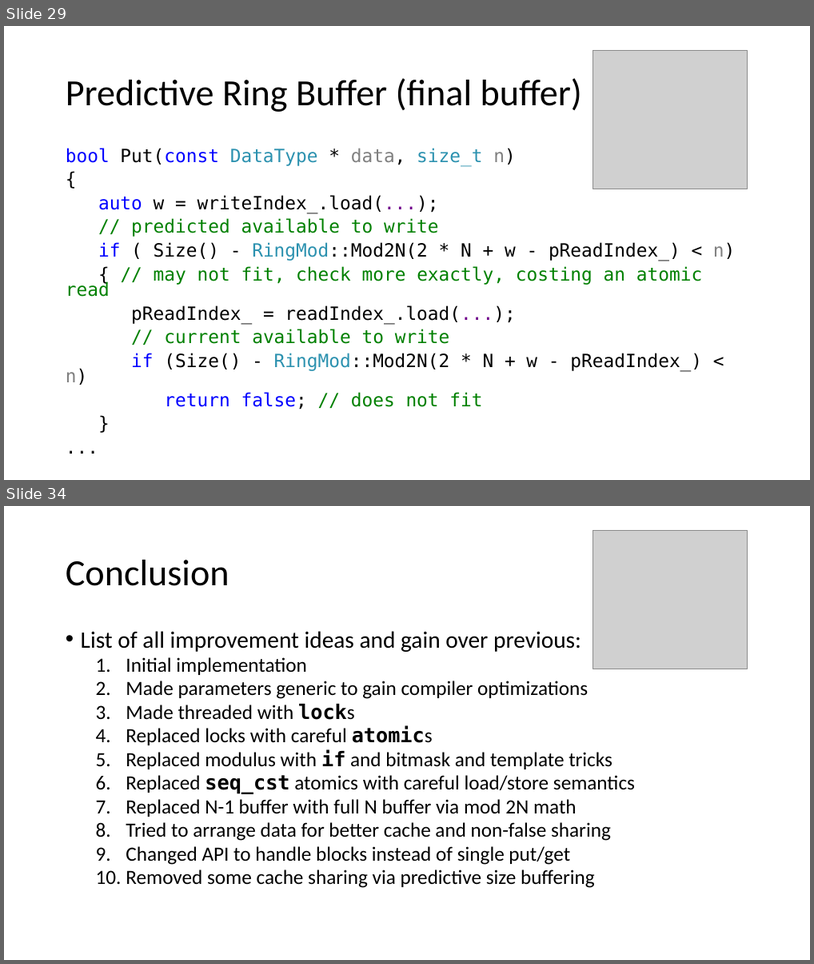
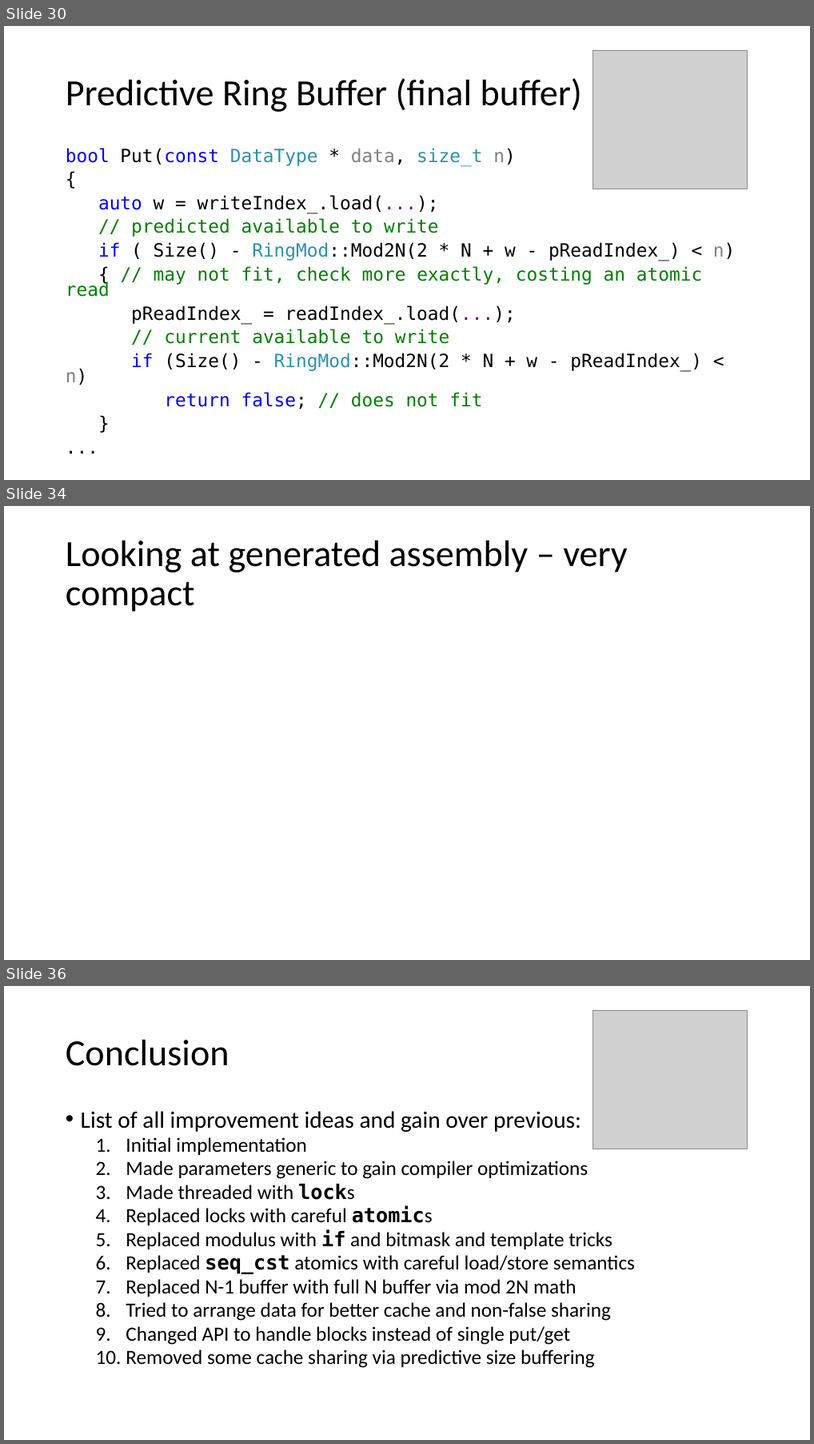
Before and after one commit to ChrisLomont/RingBuffer, a slide deck: Making a Ringbuffer.pptx. Shown one above the other, each under a label of ours: slides 29 and 34 before the commit, slides 30, 34 and 36 after it; the slides between them are not shown. The pictures are 814x964 and 814x1444 pixels, drawn with LibreOffice and Linux fonts; fonts in the diff are those of the drawing; grey boxes stand for pictures; background and template pictures are left out. Boxes give left, top, right and bottom in pixels: in the first picture for what was removed or moved away, otherwise in the second. Text is boxed around its words. In the diff, an @@ line names an element or a change of style, - is before the commit and + after.

```diff
--- a/Making a Ringbuffer.pptx
+++ b/Making a Ringbuffer.pptx
@@ slide 34 added at (4, 506, 810, 960), background picture (left out) @@
@@ title added at (66, 540, 628, 612), 44 pt, text #000000 @@
+Looking at generated assembly – very compact
@@ what was slide 29 is now slide 30 @@
@@ what was slide 34 is now slide 36 @@
```
Also in this commit, not shown: 14 slides changed, 1 other slide added, 1 slide removed, 6 other files.
